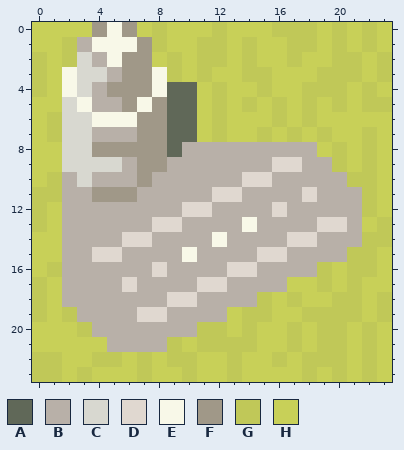
Pixel-art sprite, stored at external/RawTextures/tile/c01_t25_s01_f01.png. That is the earlier state.
The file is 72x72 pixels, drawn in blocks of 3x3; one block is one cell here.
Palette (. is transparent): A #606858  B #b8b0a8  C #d8d8d0  D #e0d8d0  E #f8f8e8  F #a09888  G #c0c858  H #c8d058
Pixels before, first column x 0:
 0 HHHHFEFHGHHHGHHHGGGHGHGH
 1 HHGBEEEFGHHGGHGHHGGHGHGH
 2 GHGCBEFFHGHGGHGHHGHHGGHG
 3 GHECCBFFEGHGHHGGHHHGGGHG
 4 GHECBFFFEAAHGHHGHHGGGHGH
 5 HHCEBBFEFAAHGHGHGHGHGHGG
 6 HGCCEEEFFAAHGHHHGHGHHHHH
 7 HGCCBBBFFAAHGHHGHGHGHHGH
 8 HHCCFFFFFABBBBBBBBBHGHGH
 9 HHCCCCBFFBBBBBBBDDBBGHGH
10 HGBCBBBFBBBBBBDDBBBBBGGH
11 GGBBFFFBBBBBDDBBBBDBBBGH
12 GHBBBBBBBBDDBBBBDBBBBBGH
13 GHBBBBBBDDBBBBEBBBBDDBHG
14 HHBBBBDDBBBBEBBBBDDBBBGG
15 HHBBDDBBBBEBBBBDDBBBBGGH
16 HGBBBBBBDBBBBDDBBBBGHGGH
17 GHBBBBDBBBBDDBBBBHHGHGHH
18 GHBBBBBBBDDBBBBGHGHHGGHG
19 GHGBBBBDDBBBBHGGHHGGGGHG
20 HHHGBBBBBBBGGHGHHGHGGHGH
21 HHHHHBBBBGHGGGGHHGHGGHGH
22 GGHHGGHGHGGHHGHHGHGGGHGH
23 GGHGHHHGHHGHHGHHHHGHGHGH
Once edited:
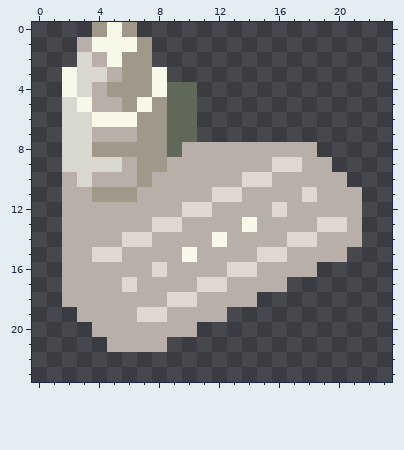
What changed:
{"y":0,"x":0,"old":"HHHH","new":"...."}
{"y":0,"x":7,"old":"HGHHHGHHHGGGHGHGH","new":"................."}
{"y":1,"x":0,"old":"HHG","new":"..."}
{"y":1,"x":8,"old":"GHHGGHGHHGGHGHGH","new":"................"}
{"y":2,"x":0,"old":"GHG","new":"..."}
{"y":2,"x":8,"old":"HGHGGHGHHGHHGGHG","new":"................"}
{"y":3,"x":0,"old":"GH","new":".."}
{"y":3,"x":9,"old":"GHGHHGGHHHGGGHG","new":"..............."}
{"y":4,"x":0,"old":"GH","new":".."}
{"y":4,"x":11,"old":"HGHHGHHGGGHGH","new":"............."}
{"y":5,"x":0,"old":"HH","new":".."}
{"y":5,"x":11,"old":"HGHGHGHGHGHGG","new":"............."}
{"y":6,"x":0,"old":"HG","new":".."}
{"y":6,"x":11,"old":"HGHHHGHGHHHHH","new":"............."}
{"y":7,"x":0,"old":"HG","new":".."}
{"y":7,"x":11,"old":"HGHHGHGHGHHGH","new":"............."}
{"y":8,"x":0,"old":"HH","new":".."}
{"y":8,"x":19,"old":"HGHGH","new":"....."}
{"y":9,"x":0,"old":"HH","new":".."}
{"y":9,"x":20,"old":"GHGH","new":"...."}
{"y":10,"x":0,"old":"HG","new":".."}
{"y":10,"x":21,"old":"GGH","new":"..."}
{"y":11,"x":0,"old":"GG","new":".."}
{"y":11,"x":22,"old":"GH","new":".."}
{"y":12,"x":0,"old":"GH","new":".."}
{"y":12,"x":22,"old":"GH","new":".."}
{"y":13,"x":0,"old":"GH","new":".."}
{"y":13,"x":22,"old":"HG","new":".."}
{"y":14,"x":0,"old":"HH","new":".."}
{"y":14,"x":22,"old":"GG","new":".."}
{"y":15,"x":0,"old":"HH","new":".."}
{"y":15,"x":21,"old":"GGH","new":"..."}
{"y":16,"x":0,"old":"HG","new":".."}
{"y":16,"x":19,"old":"GHGGH","new":"....."}
{"y":17,"x":0,"old":"GH","new":".."}
{"y":17,"x":17,"old":"HHGHGHH","new":"......."}
{"y":18,"x":0,"old":"GH","new":".."}
{"y":18,"x":15,"old":"GHGHHGGHG","new":"........."}
{"y":19,"x":0,"old":"GHG","new":"..."}
{"y":19,"x":13,"old":"HGGHHGGGGHG","new":"..........."}
{"y":20,"x":0,"old":"HHHG","new":"...."}
{"y":20,"x":11,"old":"GGHGHHGHGGHGH","new":"............."}
{"y":21,"x":0,"old":"HHHHH","new":"....."}
{"y":21,"x":9,"old":"GHGGGGHHGHGGHGH","new":"..............."}
{"y":22,"x":0,"old":"GGHHGGHGHGGHHGHHGHGGGHGH","new":"........................"}
{"y":23,"x":0,"old":"GGHGHHHGHHGHHGHHHHGHGHGH","new":"........................"}
{"label":"erased","picture_box":[32,22,392,382]}
